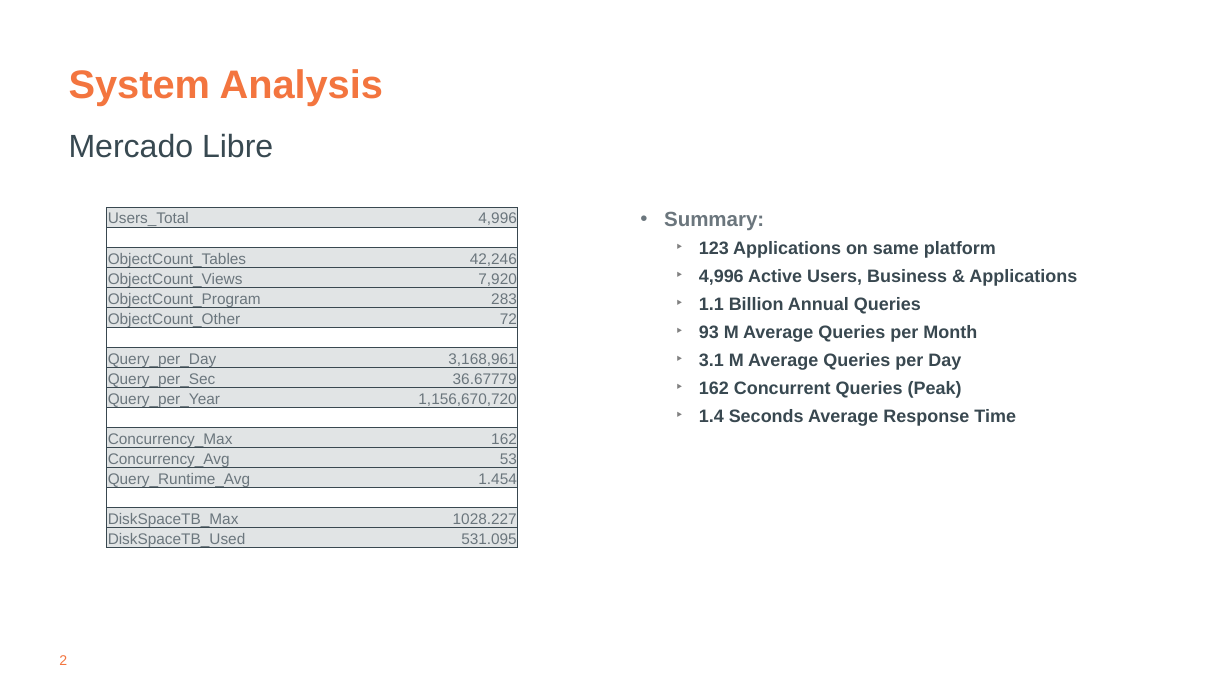
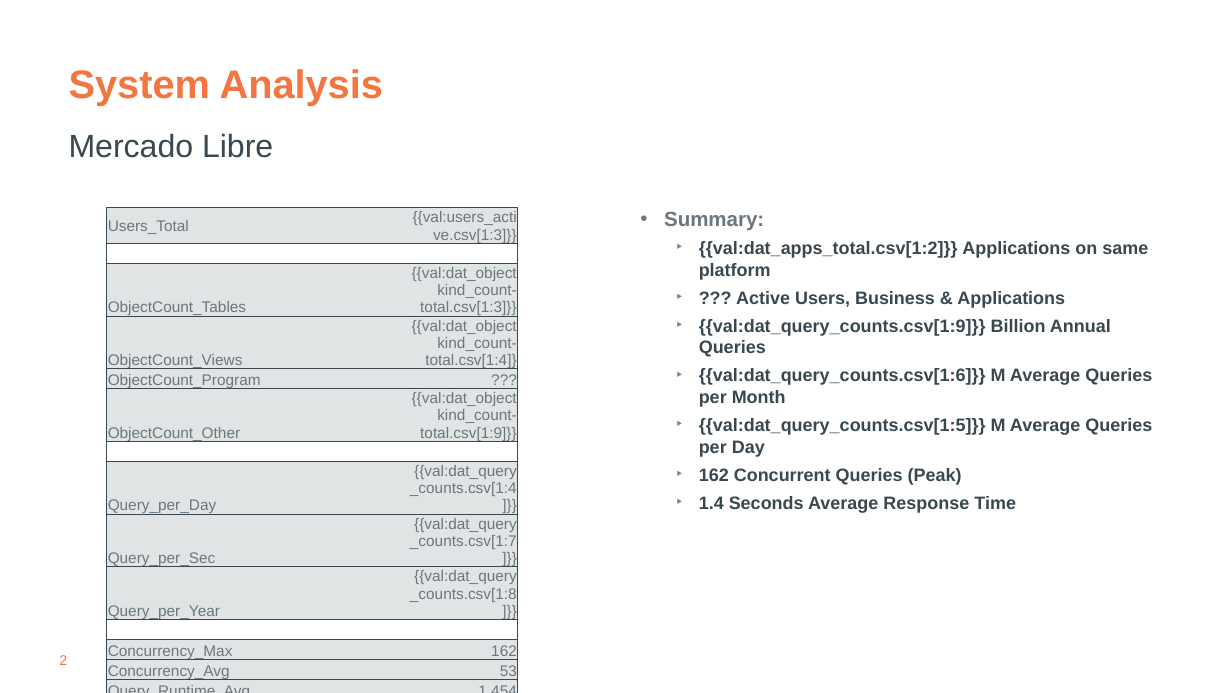
Before and after one commit to tdcoa/sql, a slide deck: slide 2 of filesets/workload_analytics/big_query_migration_blockers.pptx. Drawn at 1232x693 pixels with LibreOffice and Linux fonts; fonts in the diff are those of the drawing; background and template pictures are left out. Boxes give left, top, right and bottom in pixels: in the first picture for what was removed or moved away, otherwise in the second. Text is boxed around its words. In the diff, an @@ line names an element or a change of style, - is before the commit and + after.

```diff
--- a/filesets/workload_analytics/big_query_migration_blockers.pptx
+++ b/filesets/workload_analytics/big_query_migration_blockers.pptx
@@ table at (x1=107, y1=208, x2=518, y2=693) @@
-row 1, column 2: 4,996
+row 1, column 2: {{val:users_active.csv[1:3]}}
-row 3, column 2: 42,246
+row 3, column 2: {{val:dat_objectkind_count-total.csv[1:3]}}
-row 4, column 2: 7,920
+row 4, column 2: {{val:dat_objectkind_count-total.csv[1:4]}
-row 5, column 2: 283
+row 5, column 2: ???
-row 6, column 2: 72
+row 6, column 2: {{val:dat_objectkind_count-total.csv[1:9]}}
-row 8, column 2: 3,168,961
+row 8, column 2: {{val:dat_query_counts.csv[1:4]}}
-row 9, column 2: 36.67779
+row 9, column 2: {{val:dat_query_counts.csv[1:7]}}
-row 10, column 2: 1,156,670,720
+row 10, column 2: {{val:dat_query_counts.csv[1:8]}}
@@ text at (x1=699, y1=241, x2=1152, y2=457): text changed @@
-  ‣ 123 Applications on same platform
-  ‣ 4,996 Active Users, Business & Applications
-  ‣ 1.1 Billion Annual Queries
-  ‣ 93 M Average Queries per Month
-  ‣ 3.1 M Average Queries per Day
+  ‣ {{val:dat_apps_total.csv[1:2]}} Applications on same platform
+  ‣ ??? Active Users, Business & Applications
+  ‣ {{val:dat_query_counts.csv[1:9]}} Billion Annual Queries
+  ‣ {{val:dat_query_counts.csv[1:6]}} M Average Queries per Month
+  ‣ {{val:dat_query_counts.csv[1:5]}} M Average Queries per Day
```
Also in this commit, not shown: 2 other slides changed, 1 other file.
